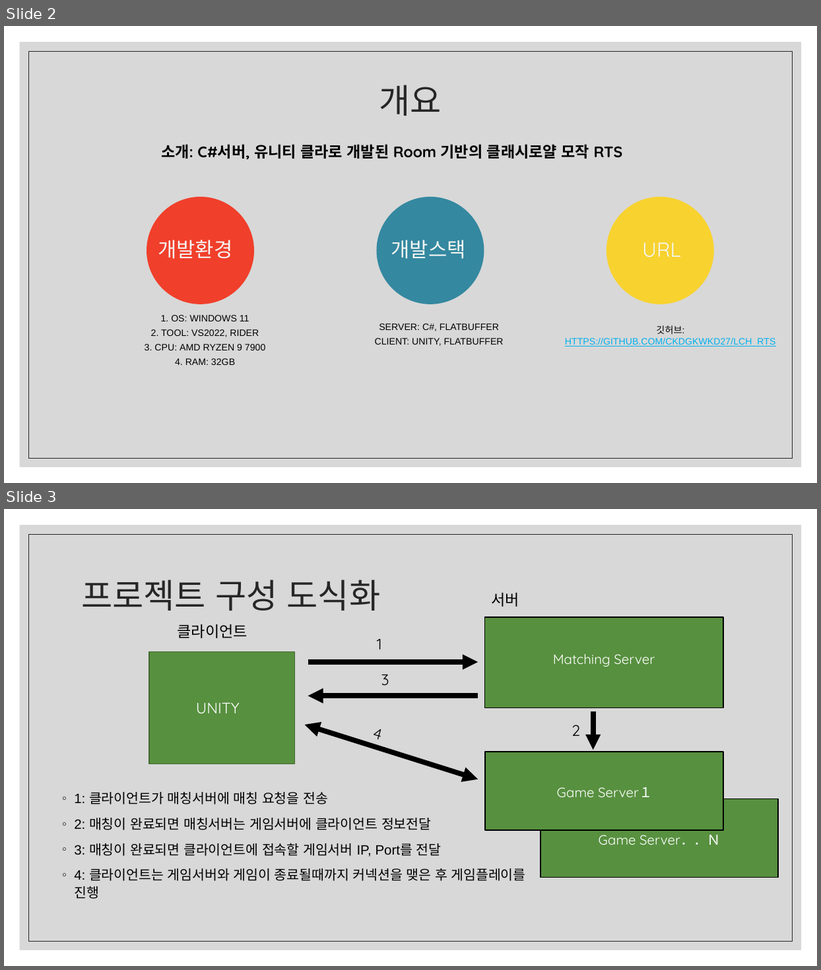
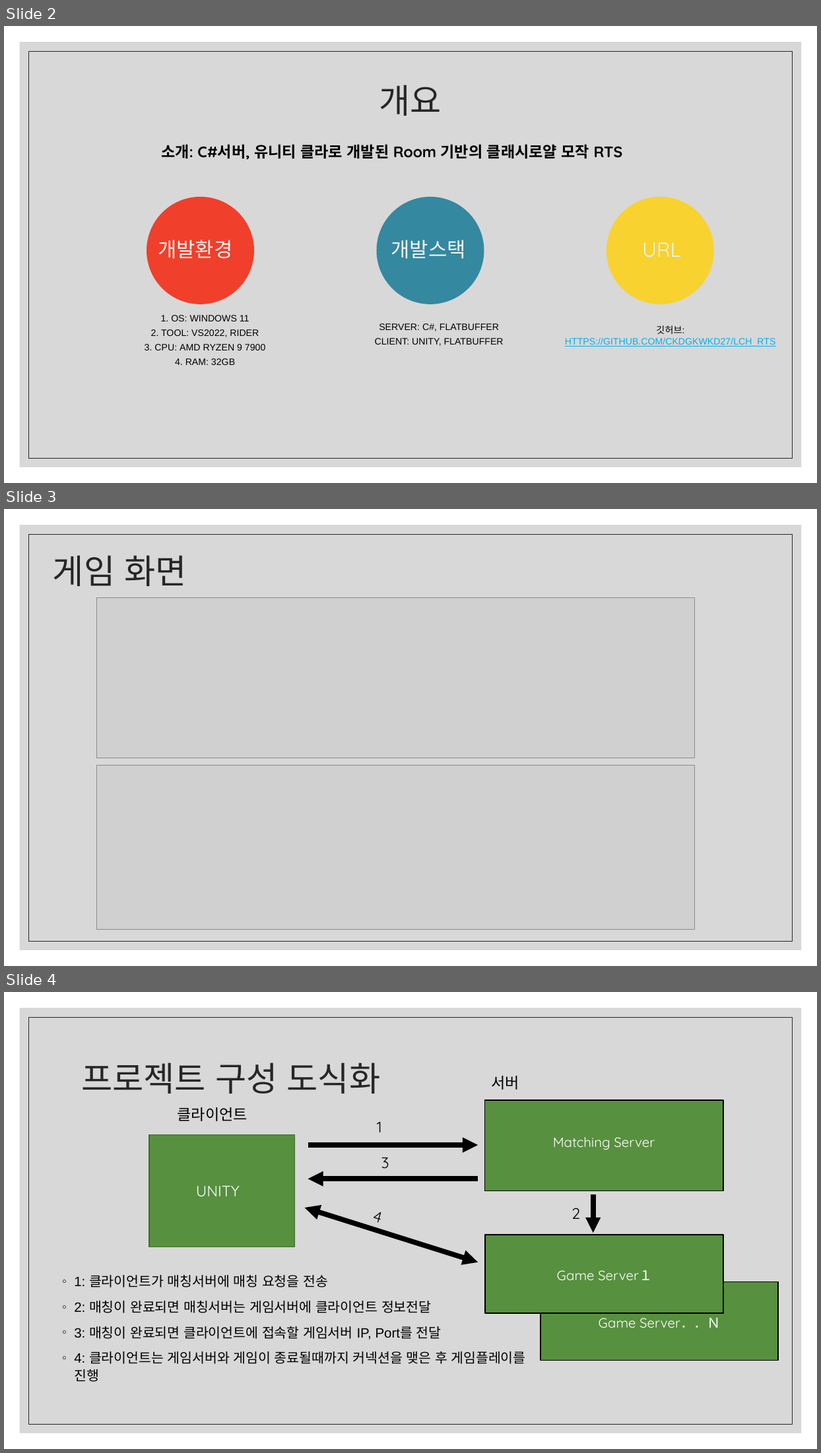
Before and after one commit to ckdgkwkd27/LCH_RTS, a slide deck: RTS 포트폴리오/이창하_RTS_포트폴리오.pptx. Shown one above the other, each under a label of ours: slides 2 and 3 before the commit, slides 2, 3 and 4 after it. The pictures are 821x970 and 821x1453 pixels, drawn with LibreOffice and Linux fonts; fonts in the diff are those of the drawing; grey boxes stand for pictures. Boxes give left, top, right and bottom in pixels: in the first picture for what was removed or moved away, otherwise in the second. Text is boxed around its words. In the diff, an @@ line names an element or a change of style, - is before the commit and + after.

```diff
--- a/RTS 포트폴리오/이창하_RTS_포트폴리오.pptx
+++ b/RTS 포트폴리오/이창하_RTS_포트폴리오.pptx
@@ slide 3 added at (x1=4, y1=509, x2=817, y2=966), background #FFFFFF; not listed: 2 template elements that a slide beside it also shows @@
@@ title added at (x1=53, y1=555, x2=187, y2=586), 40 pt, text #262626 @@
+게임 화면
@@ picture added at (x1=96, y1=597, x2=695, y2=758) @@
@@ picture added at (x1=96, y1=766, x2=695, y2=931) @@
@@ what was slide 3 is now slide 4 @@
```
Also in this commit, not shown: 2 slides changed, 2 other slides added, 4 slides removed, 8 other files.
